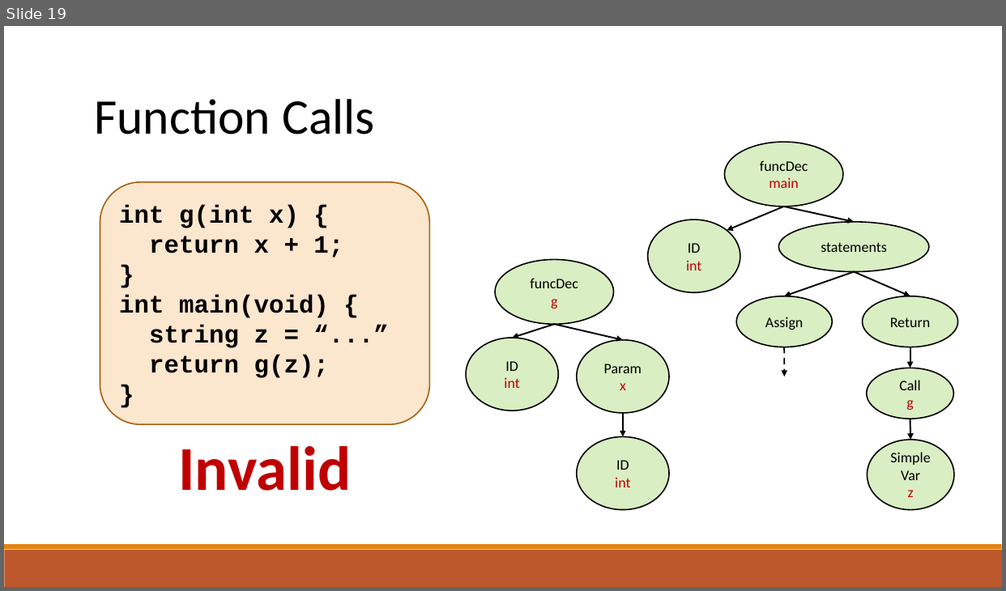
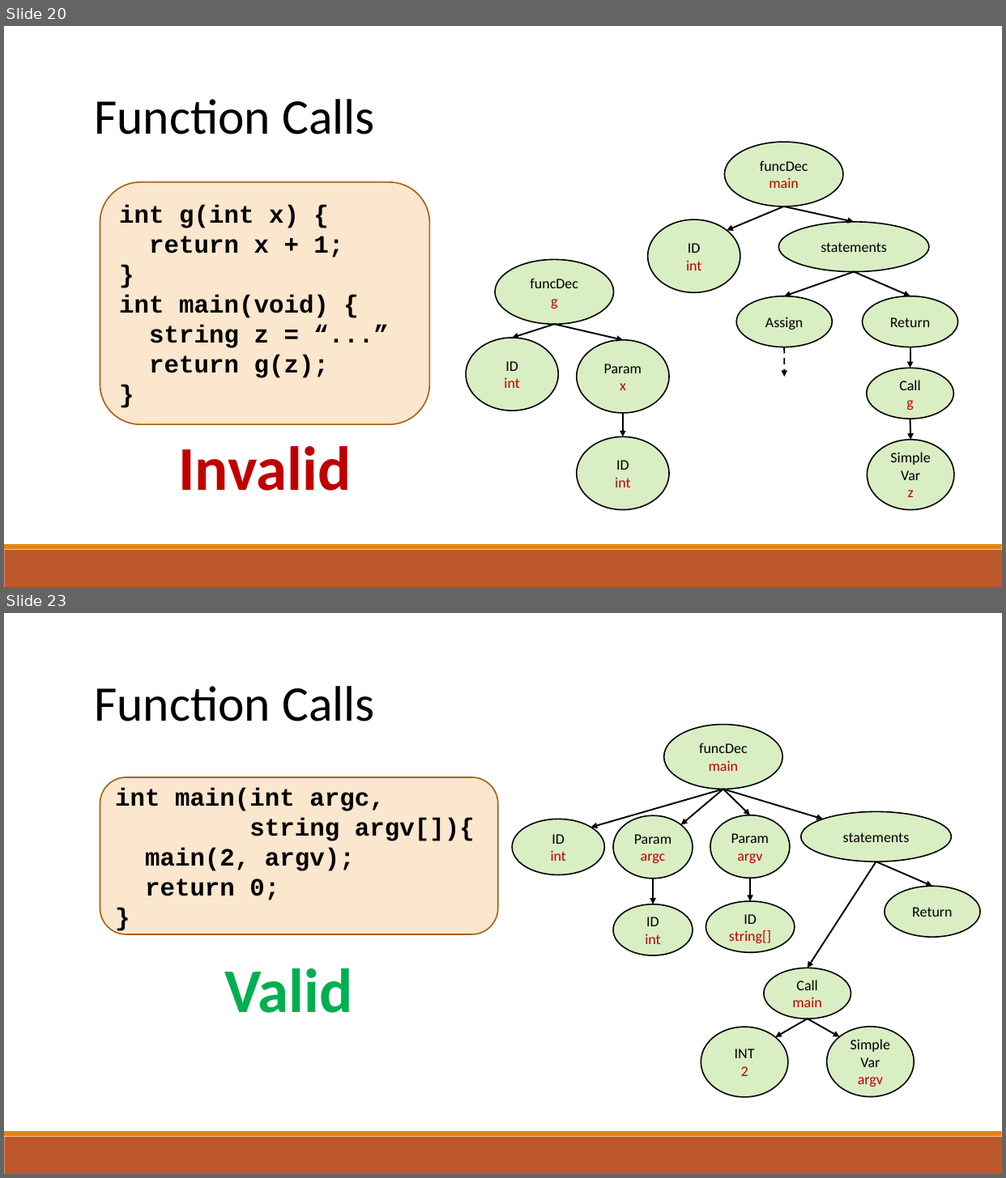
Before and after one commit to raghadzeidan/COMPILATION_TAU_FOR_STUDENTS, a slide deck: new_slides/semantic.pptx. Shown one above the other, each under a label of ours: slide 19 before the commit, slides 20 and 23 after it; the slides between them are not shown. The pictures are 1006x591 and 1006x1178 pixels, drawn with LibreOffice and Linux fonts; fonts in the diff are those of the drawing. Boxes give left, top, right and bottom in pixels: in the first picture for what was removed or moved away, otherwise in the second. Text is boxed around its words. In the diff, an @@ line names an element or a change of style, - is before the commit and + after.

```diff
--- a/new_slides/semantic.pptx
+++ b/new_slides/semantic.pptx
@@ slide 23 added at bbox=[4, 613, 1002, 1174], background #FFFFFF; not listed: 2 template elements that a slide beside it also shows @@
@@ text added at bbox=[94, 686, 375, 722], 48 pt, text #000000 @@
+Function Calls
@@ ellipse added at bbox=[664, 725, 783, 789], fill #92D050 at 34% opacity, outline #000000 1.25 pt, 14 pt, text #000000 @@
+funcDec
+main
@@ rounded rectangle added at bbox=[100, 777, 498, 935], fill #FBE6CE, outline #A9610D 1.25 pt, 24 pt, text #000000, bold @@
+int main(int argc,
+string argv[]){
+main(2, argv);
+return 0;
+}
@@ arrow added from (723, 789) to (591, 827), #000000 1.5 pt @@
@@ arrow added from (723, 789) to (681, 825), #000000 1.5 pt @@
@@ arrow added from (723, 789) to (823, 819), #000000 1.5 pt @@
@@ arrow added from (723, 789) to (750, 815), #000000 1.5 pt @@
@@ ellipse added at bbox=[513, 819, 605, 875], fill #92D050 at 34% opacity, outline #000000 1.25 pt, 14 pt, text #C00000 @@
+ID
+int
@@ ellipse added at bbox=[613, 815, 692, 879], fill #92D050 at 34% opacity, outline #000000 1.25 pt, 14 pt, text #000000 @@
+Param
+argc
@@ ellipse added at bbox=[710, 815, 790, 878], fill #92D050 at 34% opacity, outline #000000 1.25 pt, 14 pt, text #000000 @@
+Param
+argv
@@ ellipse added at bbox=[801, 812, 952, 862], fill #92D050 at 34% opacity, outline #000000 1.25 pt, 14 pt, text #000000 @@
+statements
@@ arrow added from (653, 879) to (653, 905), #000000 1.5 pt @@
@@ arrow added from (750, 878) to (750, 901), #000000 1.5 pt @@
@@ arrow added from (876, 862) to (808, 968), #000000 1.5 pt @@
@@ arrow added from (876, 862) to (932, 886), #000000 1.5 pt @@
@@ ellipse added at bbox=[706, 901, 795, 952], fill #92D050 at 34% opacity, outline #000000 1.25 pt, 14 pt, text #C00000 @@
+ID
+string[]
@@ ellipse added at bbox=[884, 886, 980, 937], fill #92D050 at 34% opacity, outline #000000 1.25 pt, 14 pt, text #000000 @@
+Return
@@ ellipse added at bbox=[613, 905, 692, 955], fill #92D050 at 34% opacity, outline #000000 1.25 pt, 14 pt, text #C00000 @@
+ID
+int
@@ text added at bbox=[225, 969, 353, 1013], 60 pt, text #00B050, bold @@
+Valid
@@ ellipse added at bbox=[764, 968, 850, 1019], fill #92D050 at 34% opacity, outline #000000 1.25 pt, 14 pt, text #000000 @@
+Call
+main
@@ arrow added from (808, 1019) to (776, 1037), #000000 1.5 pt @@
@@ arrow added from (808, 1019) to (839, 1037), #000000 1.5 pt @@
@@ ellipse added at bbox=[701, 1027, 788, 1097], fill #92D050 at 34% opacity, outline #000000 1.25 pt, 14 pt, text #000000 @@
+INT
+2
@@ ellipse added at bbox=[827, 1027, 914, 1097], fill #92D050 at 34% opacity, outline #000000 1.25 pt, 14 pt, text #000000 @@
+Simple
+Var
+argv
@@ what was slide 19 is now slide 20 @@
```
Also in this commit, not shown: 7 other slides added, 1 slide removed, 1 other file.
